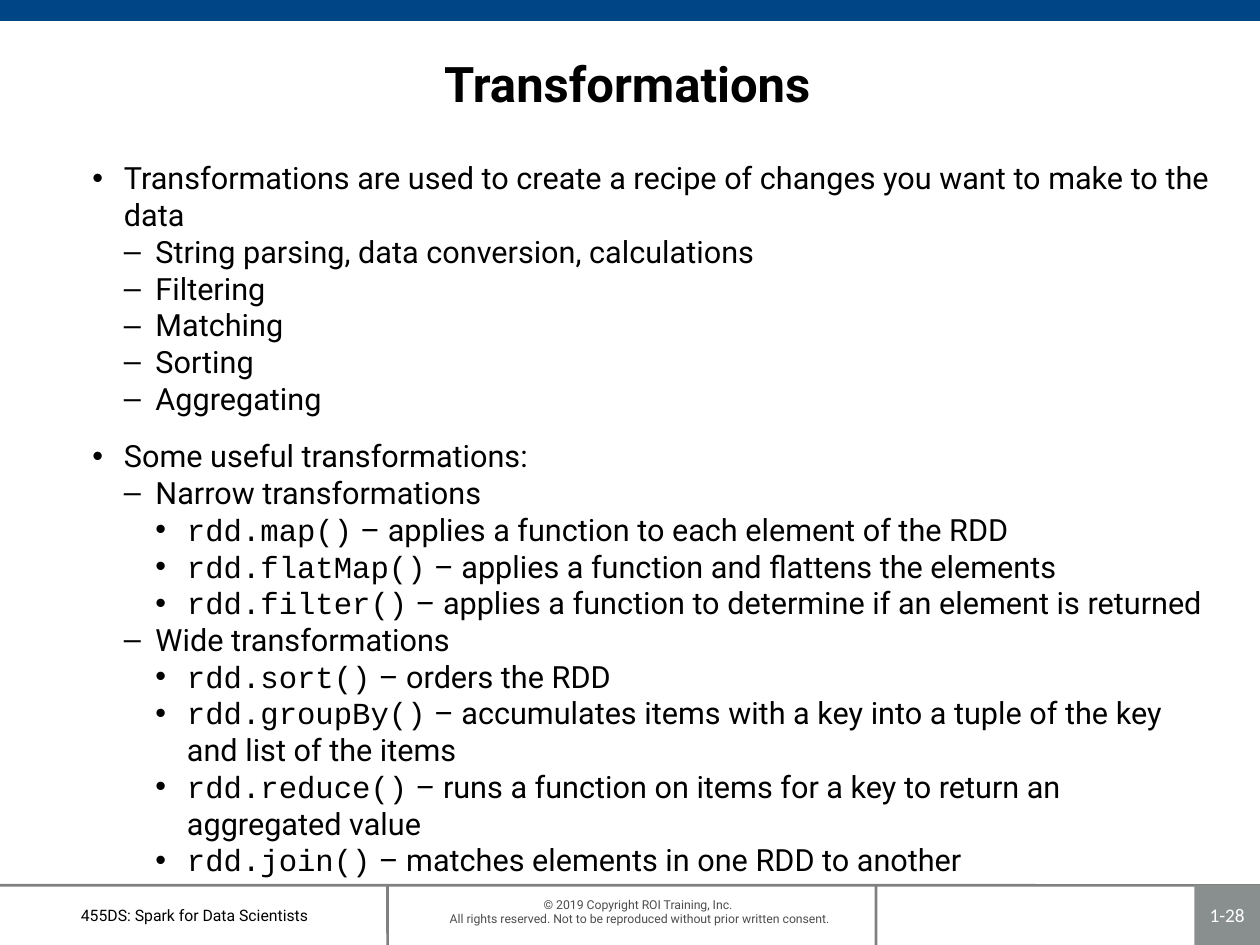
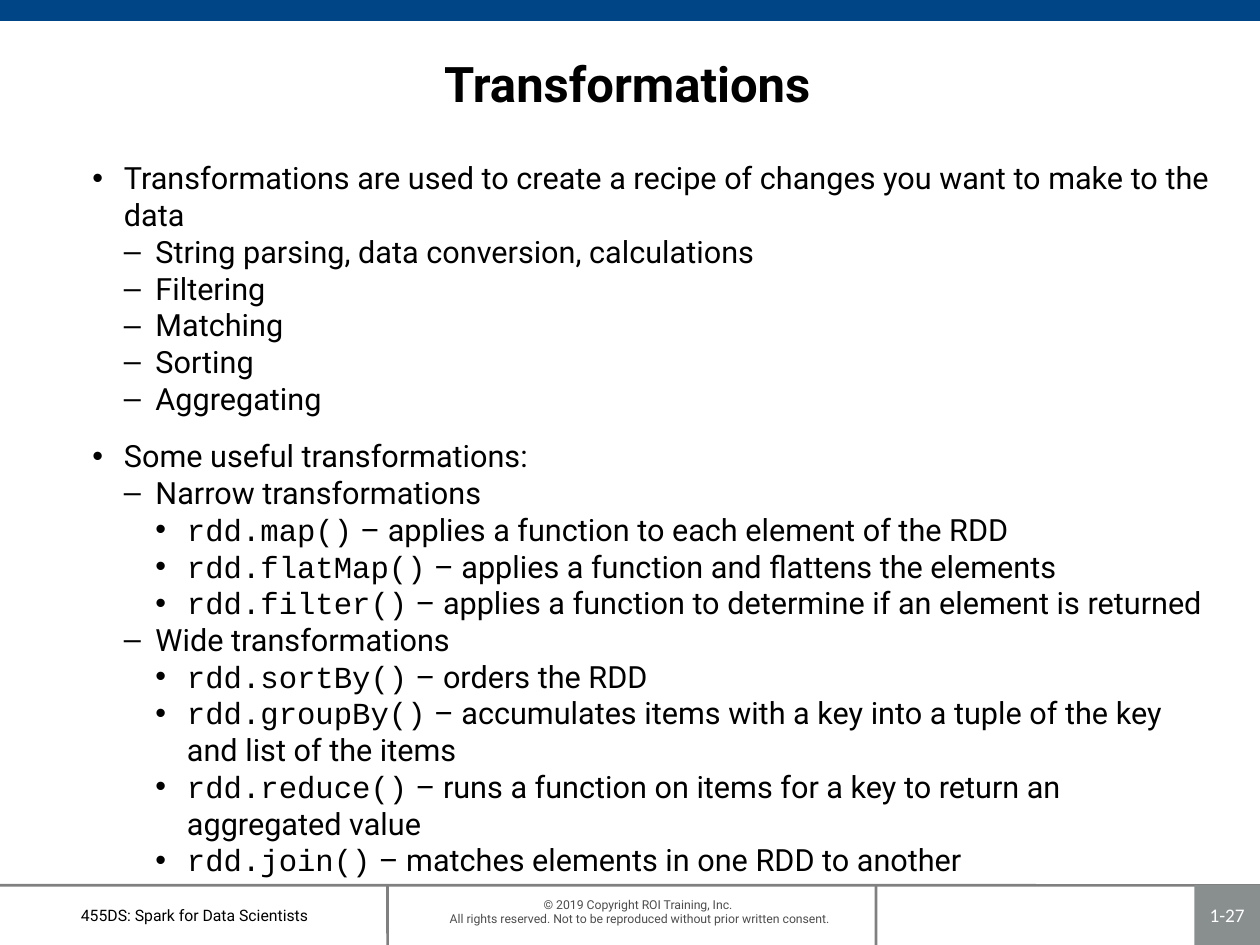
Before and after one commit to roitraining/SparkforDataScientists, a slide deck: slide 27 of 455DS-Ch01_IntroToSpark.pptx (slide 28 before the commit). Drawn at 1260x945 pixels with LibreOffice and Linux fonts; fonts in the diff are those of the drawing; background and template pictures are left out. Boxes give left, top, right and bottom in pixels: in the first picture for what was removed or moved away, otherwise in the second. Text is boxed around its words. In the diff, an @@ line names an element or a change of style, - is before the commit and + after.

```diff
--- a/455DS-Ch01_IntroToSpark.pptx
+++ b/455DS-Ch01_IntroToSpark.pptx
@@ text at [187, 665, 647, 695]: text changed @@
-    • rdd.sort() – orders the RDD
+    • rdd.sortBy() – orders the RDD
@@ page number at [1210, 909, 1245, 922]: text changed @@
-1-28
+1-27
```
Also in this commit, not shown: 1 other slide changed, 1 slide removed.
